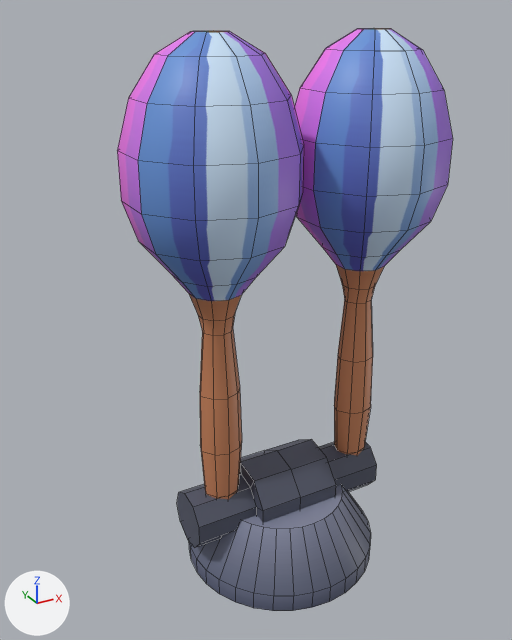
An edit to the Blender file models/towers/maracas.blend, drawn before and after from the same camera.
The view is the same before and after, from a camera (50 mm lens) standing at (-4.12, -6.81, 4.34) and looking at (0.2, 1.04, 0.42). Lighting does not change. The marker at lower left points along +X, +Y and +Z. Mesh edges are drawn as thin lines.

Script lines for the objects in view, before the commit:
```python
me_cylinder_005 = bpy.data.meshes.new('Cylinder.005')
me_cylinder_005.from_pydata(...)  # 96 vertices, 66 faces; spans x -1.0..1.0, y -1.0..1.0, z -1.0..0.69
me_cylinder_005.polygons.foreach_set('use_smooth', [True] * 66)
me_cylinder_005.materials.append(mat_base)  # picture img_colormap_png
me_sphere_001 = bpy.data.meshes.new('Sphere.001')
me_sphere_001.from_pydata(...)  # 142 vertices, 150 faces; spans x -1.94..-0.07, y -0.97..0.99, z 0.0..5.73
me_sphere_001.polygons.foreach_set('use_smooth', [True] * 150)
me_sphere_001.materials.append(mat_base)  # picture img_colormap_png
me_sphere_002 = bpy.data.meshes.new('Sphere.002')
me_sphere_002.from_pydata(...)  # 142 vertices, 150 faces; spans x 0.07..1.94, y -0.97..0.99, z 0.0..5.73
me_sphere_002.polygons.foreach_set('use_smooth', [True] * 150)
me_sphere_002.materials.append(mat_base)  # picture img_colormap_png
ob_cylinder_005 = bpy.data.objects.new('Cylinder.005', me_cylinder_005)
ob_cylinder_005.location = (0.0, 0.0, -2.01)
ob_cylinder_005.scale = (1.27, 1.27, 0.546)
ob_sphere_001 = bpy.data.objects.new('Sphere.001', me_sphere_001)
ob_sphere_001.location = (0.11, -0.01, -1.59)
ob_sphere_002 = bpy.data.objects.new('Sphere.002', me_sphere_002)
ob_sphere_002.location = (0.11, -0.01, -1.59)
# also in view: 'Cylinder' at (0.0, 0.02, -1.63)
```
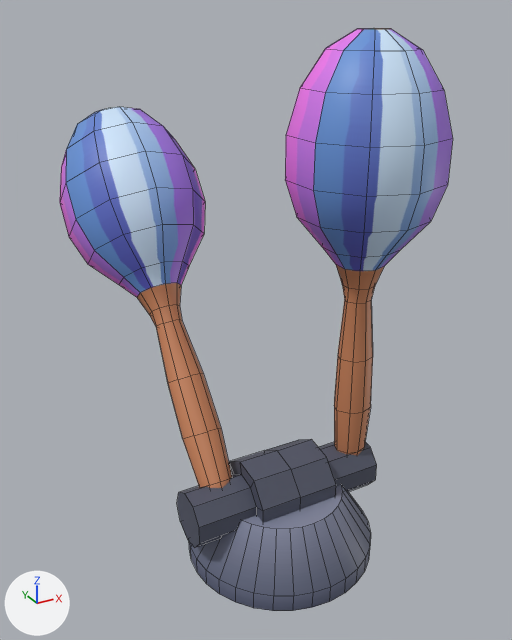
Commit message: Adjust maracas

Changed parts and their boxes (x1, y1, x2, y2) in the pictures (512 x 640 px):
'Sphere.001', turned: before (117, 31, 304, 500); after (60, 107, 232, 488)

Diff of the bpy script that builds the scene:
```diff
--- a/models/towers/maracas.blend.py
+++ b/models/towers/maracas.blend.py
@@ ob_sphere_001 @@
 ob_sphere_001.location = (0.11, -0.01, -1.59)
+ob_sphere_001.rotation_euler = (-0.659, 0.0, 0.0)  # degrees (-38, 0, 0)
```
